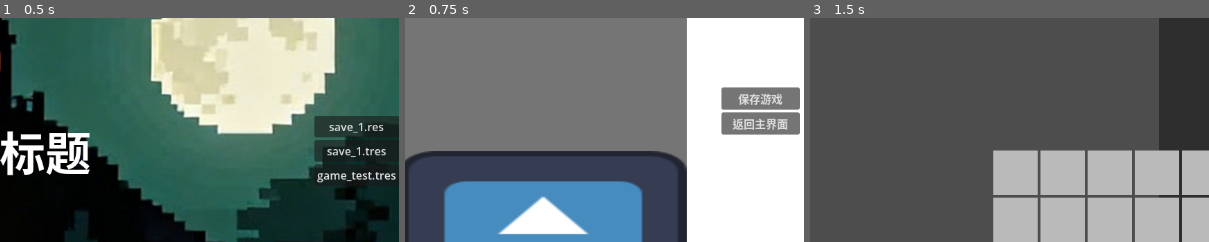
Above: before the commit, frames 1-3 (left to right).
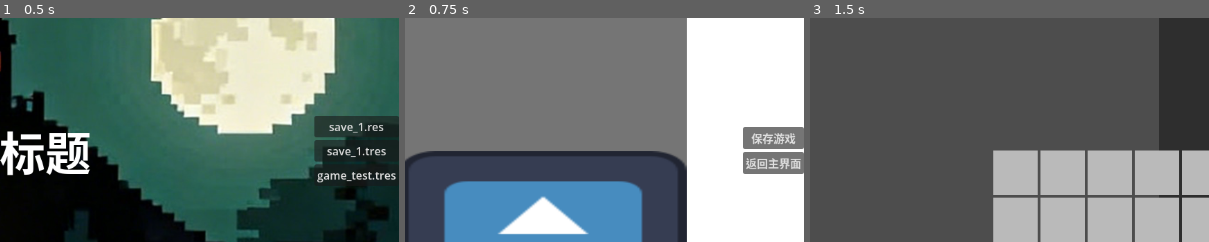
Above: after the commit, the same moments.

Repository: Brandon-Tanyiwu/godot_game_main_menue_shell
Game: Godot game, scene res://scenes/main_menu/main_menu.tscn
Same seed, same stepped clock (60 frames per second), same inputs: the game is played once before the commit and once after it. The engine's default icon, where the game draws it, is replaced by a stand-in: a white triangle on a blue panel in a dark square.
Inputs:
- Up to frame 1 (0.5 s): no input
- Up to frame 2 (0.75 s): click "新游戏" at 0.5 s
- Up to frame 3 (1.5 s): click "背包" at 1.25 s
The pictures show only the part of the screen within x 50-100%, y 20-70%; the shares and areas given below are measured in that part.

Frame 1 is identical in both runs. In frame 2, 6.2% of the frame differs, in the area x 79-100%, y 30-70%; in frame 3, nothing differs.
Error after the commit: Invalid type in function 'get_item_data' in base 'Node (GameDataManager.gd)'. Cannot convert argument 1 from String to int. (res://script/managers/ShopRefreshM…

Commit message:
itemTransform

Diff:
--- a/project.godot
+++ b/project.godot
@@ -24,6 +24,7 @@
 GameDataManager="*uid://cqmje3qpgpa2w"
 ShopRefreshManager="*uid://x8nlcyqwo63i"
 SignalManager="*uid://d2ilvgvcrloaw"
+ItemTransitionManager="*uid://b3at8ugb0vv0d"
 
 [editor]
 
--- a/scenes/hub/HubScene.tscn
+++ b/scenes/hub/HubScene.tscn
@@ -74,11 +74,17 @@
 text = "状态"
 
 [node name="BottomBar" type="VBoxContainer" parent="." unique_id=1753441066]
-layout_mode = 0
-offset_left = 1033.0
-offset_top = 233.0
-offset_right = 1146.0
-offset_bottom = 309.0
+layout_mode = 1
+anchors_preset = 6
+anchor_left = 1.0
+anchor_top = 0.5
+anchor_right = 1.0
+anchor_bottom = 0.5
+offset_left = -88.0
+offset_top = -33.0
+offset_bottom = 33.0
+grow_horizontal = 0
+grow_vertical = 2
 
 [node name="SaveButton" type="Button" parent="BottomBar" unique_id=1089750070]
 layout_mode = 2
--- a/script/bag/bag.gd
+++ b/script/bag/bag.gd
@@ -1,93 +1,51 @@
 extends PanelContainer
 @onready var inventory_system: InventorySystem = $InventorySystem/HBoxContainer/ScrollContainer/GridContainer
 
-var bag_data = SaveManager.current_save.bag
+# 🌟【新增】在内存中提前引用好这 24 个格子的节点，再也不去销毁它们
+var slot_nodes: Array[ItemSlot] = []
 var GRID_SIZE = 24
 
 func _ready() -> void:
+	# 🎯 初始化：只在游戏刚启动/背包第一次载入时，获取这 24 个格子的引用
+	for child in inventory_system.get_children():
+		if child is ItemSlot:
+			slot_nodes.append(child)
+
+	# 如果编辑器里没拉够格子，代码自动补齐到 24 个（只生成这一次）
+	while slot_nodes.size() < GRID_SIZE:
+		var new_slot = preload("res://scenes/comment/item_slot.tscn").instantiate()
+		inventory_system.add_child(new_slot)
+		slot_nodes.append(new_slot)
+
+	# 给这 24 个格子死死焊上固定的门牌号
+	for i in range(GRID_SIZE):
+		slot_nodes[i].slot_index = i
+
+	# 首次渲染
 	load_bag()
-	SignalManager.request_add_item.connect(inventory_system.insert_item)
 
 func load_bag() -> void:
-	# 1. 照常清空当前运行时的背包数据
+	var bag_data = SaveManager.current_save.bag
+
+	# 🎯 核心优化：高阶复用循环
 	for i in range(GRID_SIZE):
-		inventory_system.remove_item(i)
+		var current_slot_node = slot_nodes[i] # 拿到已经存在的第 i 个格子肉身
+		var slot_key = str(i)
 
+		# 看看存档数据里，这个门牌号有没有东西
+		if bag_data.has(slot_key) and bag_data[slot_key] != null:
+			var slot_data = bag_data[slot_key]
+			var bag_item_id = slot_data["item_id"]
 
-	for slot_key in bag_data:
+			if GameDataManager.items.has(bag_item_id):
+				var base_item = GameDataManager.items[bag_item_id]
+				var item_num = slot_data.get("item_num", 1)
 
-		var index = int(slot_key)
-		if index < 0 or index >= inventory_system.GRID_SIZE:
-			continue
-
-		var slot_data = bag_data[slot_key]
-
-		# 确保格子里有物品 ID
-		if slot_data == null or not slot_data.has("item_id"):
-			continue
-		var bag_item_id = slot_data["item_id"]
-		if GameDataManager.items.has(bag_item_id):
-			var base_item = GameDataManager.items[bag_item_id]
-
-			# 如果是独立装备，克隆一份，防止数据污染
-			var bag_item = base_item.duplicate() if base_item.get("unique_instance", false) else base_item
-
-			var item_num = slot_data.get("item_num", 1)
-			var item_extra = slot_data.get("extra", {})
-
-			inventory_system.insert_item(index, bag_item, item_num, item_extra)
-
-
-	## 🌟 聪明的自动添加物品函数（自动处理堆叠与溢出）
-func add_item_auto(item: ItemData, amount: int = 1, extra: Dictionary = {}) -> int:
-	var remaining_amount = amount
-	var max_limit = item.max_stack # 假设你在 ItemData 里配置了 max_stack
-
-	# === 阶段 1：先尝试寻找现有的、没装满的同类物品进行堆叠 ===
-	for i in range(GRID_SIZE):
-		var slot = bag_data[i]
-		if slot != null and slot["item"].item_id == item.item_id:
-			var current_amount = slot["amount"]
-
-			# 如果这个格子还没满，就把手里的物品往里塞
-			if current_amount < max_limit:
-				var available_space = max_limit - current_amount
-				var amount_to_add = min(remaining_amount, available_space)
-
-				bag_data[i]["amount"] += amount_to_add
-				remaining_amount -= amount_to_add
-
-				# 数据变了，通知 UI 刷新这个格子
-				inventory_system.insert_item(i,item, amount, extra)
-
-				# 如果全塞进去了，大功告成，直接返回 0（代表没有溢出残余）
-				if remaining_amount <= 0:
-					return 0
-
-	# === 阶段 2：如果还有剩下的（这就是你说的溢出物），开始找空格子 ===
-	for i in range(GRID_SIZE):
-		if bag_data[i] == null:
-			# 看看剩下的数量是不是一次性能放得下一个新格子
-			var amount_to_place = min(remaining_amount, max_limit)
-
-			# 放入新格子
-			bag_data[i] = {"item": item, "amount": amount_to_place, "extra": extra}
-			remaining_amount -= amount_to_place
-
-			# 数据变了，通知 UI 刷新这个格子
-			inventory_system.insert_item(i,item, amount, extra)
-
-			# 如果刚好塞完了，退出
-			if remaining_amount <= 0:
-				return 0
-
-	# === 阶段 3：如果走到这一步 remaining_amount 还大于 0，说明背包全满了！ ===
-	print("[背包警告] 背包已满！溢出了 %d 个 %s 无法放入！" % [remaining_amount, item.item_name])
-
-	# 返回剩余没装下的数量，可以让外面的系统决定是不是要把物品“刷在玩家脚下的地面上”
-	return remaining_amount
-
-
+				# 🌟 只刷新这个格子的内容，没有任何节点被销毁或新建！
+				current_slot_node.setup_slot(base_item, item_num)
+		else:
+			# 🌟 如果数据里这一格是空的，直接让格子“变秃”（清空图片和数字）
+			current_slot_node.clear_slot()
 
 
 func _on_close_button_pressed() -> void:
--- a/script/comment/inventory_system.gd
+++ b/script/comment/inventory_system.gd
@@ -4,7 +4,7 @@
 @export var slot_scene:PackedScene
 
 # 【新增】当格子被点击时，向外派发信号，方便 ShopUI 监听并触发购买
-signal item_clicked_ext(item_data: ItemData)
+signal item_clicked_ext(index:int,item_data: ItemData)
 
 var grid_size = 24
 enum GridType {DEFAULT,SHOP,EQUIPMENT,WAREHOUSE,BAG}
@@ -22,6 +22,7 @@
 		var slot:ItemSlot = slot_scene.instantiate()
 		add_child(slot)
 		slot_nodes.append(slot)
+		slot.slot_index = i
 		slot.slot_clicked.connect(_on_slot_clicked)
 
 func update_slot_ui(index:int):
@@ -50,6 +51,6 @@
 		inventory_data[index] = null
 		update_slot_ui(index)
 
-func _on_slot_clicked(item_data:ItemData):
+func _on_slot_clicked(index:int,item_data:ItemData):
 	# 【新增】将点击事件及数据向外转发
-	item_clicked_ext.emit(item_data)
+	item_clicked_ext.emit(index,item_data)
--- a/script/comment/item_slot.gd
+++ b/script/comment/item_slot.gd
@@ -3,7 +3,7 @@
 class_name ItemSlot
 
 # 点击槽位时向外发出的信号（用于购买、装备、移库等逻辑）
-signal slot_clicked(item_data: ItemData)
+signal slot_clicked(index:int,item_data: ItemData)
 
 # 保留你原有的场景节点映射
 
@@ -21,7 +21,8 @@
 var tooltip: Node = null
 var item_data: ItemData = null
 var current_amount: int = 0
-
+var slot_index:int = -1
+var item_id:int
 func _ready() -> void:
 	# ❗ 关键：确保拦截鼠标事件，否则 _gui_input 和 hover 信号在 Grid 里可能失效
 	mouse_filter = Control.MOUSE_FILTER_STOP
@@ -41,7 +42,7 @@
 
 	item_data = data
 	current_amount = amount
-
+	item_id = item_data.item_id
 	# 1. 基础通用信息渲染
 	icon.texture = data.icon
 	icon.show()
@@ -116,4 +117,4 @@
 	if event is InputEventMouseButton and event.pressed:
 		if event.button_index == MOUSE_BUTTON_LEFT:
 			if item_data != null:
-				slot_clicked.emit(item_data)
+				slot_clicked.emit(slot_index,item_data)
--- a/script/managers/GameDataManager.gd
+++ b/script/managers/GameDataManager.gd
@@ -12,7 +12,7 @@
 	print("load csv data")
 	items = _load_csv("res://config/item/item_data.csv")
 	icons = _load_csv("res://config/icon/icon_match.csv")
-
+	print(items)
 
 func _load_csv(path:String, delimiter:String=",")-> Dictionary:
 	var result:Dictionary = {}
@@ -46,7 +46,7 @@
 	file.close()
 	return result
 
-func get_item_data(item_id:String) -> ItemData:
+func get_item_data(item_id:int) -> ItemData:
 	var raw_info = items.get(item_id)
 	var icon_info = icons.get(item_id)
 	if not raw_info:return null
--- /dev/null
+++ b/script/managers/ItemTransitionManager.gd
@@ -0,0 +1,200 @@
+# InventoryManager.gd (Autoload 单例)
+extends Node
+
+# 📢 当任何数据发生改变时，发出此信号。UI 监听到这个信号后就会执行 load_bag() 或 load_warehouse()
+signal inventory_changed(target_type: String)
+
+# 定义容器的最大格子上限
+const BAG_SIZE = 24
+const WAREHOUSE_SIZE = 96
+
+func _ready() -> void:
+	SignalManager.request_add_item.connect(add_item)
+# ==========================================
+# 📥 核心操作 1：获取 / 自动放入物品 (Acquire)
+# ==========================================
+## 将指定物品放入目标容器 ("bag" 或 "warehouse")，返回未能装下的溢出数量
+func add_item(target_type: String, item_id: int, amount: int = 1, extra: Dictionary = {}) -> int:
+	var target_info = _get_target_info(target_type)
+	if target_info.is_empty(): return amount
+
+	var target_dict: Dictionary = target_info["dict"]
+	var grid_size: int = target_info["size"]
+
+	# 从配置大本营捞出基础数据获取堆叠上限
+	if not GameDataManager.items.has(item_id):
+		print("[物品警告] 找不到该物品的配置 ID:", item_id)
+		return amount
+	var max_limit = GameDataManager.items[item_id].get("max_stack", 99)
+
+	var remaining_amount = amount
+
+	# 阶段 1：同类物品尝试堆叠
+	for i in range(grid_size):
+		var slot_key = str(i)
+		if target_dict.has(slot_key) and target_dict[slot_key] != null:
+			var slot_data = target_dict[slot_key]
+			if slot_data.get("item_id") == item_id:
+				var current_num = slot_data.get("item_num", 0)
+				if current_num < max_limit:
+					var available_space = max_limit - current_num
+					var amount_to_add = min(remaining_amount, available_space)
+
+					target_dict[slot_key]["item_num"] = current_num + amount_to_add
+					remaining_amount -= amount_to_add
+
+					if remaining_amount <= 0:
+						_finalize_change(target_type)
+						return 0
+
+	# 阶段 2：寻找空位放入
+	for i in range(grid_size):
+		var slot_key = str(i)
+		if not target_dict.has(slot_key) or target_dict[slot_key] == null:
+			var amount_to_place = min(remaining_amount, max_limit)
+
+			target_dict[slot_key] = {
+				"item_id": item_id,
+				"item_num": amount_to_place,
+				"extra": extra.duplicate() # 规避引用污染
+			}
+			remaining_amount -= amount_to_place
+
+			if remaining_amount <= 0:
+				_finalize_change(target_type)
+				return 0
+
+	_finalize_change(target_type)
+	return remaining_amount
+
+
+# ==========================================
+# 📤 核心操作 2：扣除 / 丢弃物品 (Discard)
+# ==========================================
+## 扣除指定格子的物品。若 amount 为 -1 则代表不管有多少直接清空该格子
+func remove_item(target_type: String, index: int, amount: int = -1) -> bool:
+	var target_info = _get_target_info(target_type)
+	if target_info.is_empty(): return false
+
+	var target_dict: Dictionary = target_info["dict"]
+	var slot_key = str(index)
+
+	if not target_dict.has(slot_key) or target_dict[slot_key] == null:
+		return false
+
+	var slot_data = target_dict[slot_key]
+	var current_num = slot_data.get("item_num", 0)
+
+	if amount == -1 or current_num <= amount:
+		# 直接斩草除根清空
+		target_dict[slot_key] = null
+	else:
+		# 扣减数量
+		target_dict[slot_key]["item_num"] = current_num - amount
+
+	_finalize_change(target_type)
+	return true
+
+
+# ==========================================
+# 🔄 核心操作 3：跨容器转移 (Transfer)
+# ==========================================
+## 将物品从源容器的某个位置，转移到目标容器中（例如 "bag" -> "warehouse"）
+## amount 为 -1 时转移该格子的全部数量
+func transfer_item(from_type: String, to_type: String, from_index: int, amount: int = -1) -> bool:
+	var from_info = _get_target_info(from_type)
+	if from_info.is_empty(): return false
+
+	var from_dict: Dictionary = from_info["dict"]
+	var from_key = str(from_index)
+
+	if not from_dict.has(from_key) or from_dict[from_key] == null:
+		return false
+
+	var slot_data = from_dict[from_key]
+	var item_id = slot_data["item_id"]
+	var available_num = slot_data["item_num"]
+	var extra = slot_data.get("extra", {})
+
+	# 计算实际要转移的数量
+	var total_to_move = available_num if amount == -1 else min(amount, available_num)
+
+	# 试探性往目标容器里塞入
+	var overflow = add_item(to_type, item_id, total_to_move, extra)
+	var successfully_moved = total_to_move - overflow
+
+	if successfully_moved > 0:
+		# 目标进去了多少，源头就得扣掉多少（精准处理因目标容器突然爆满导致的截流）
+		remove_item(from_type, from_index, successfully_moved)
+		return true
+
+	return false
+
+
+# ==========================================
+# 🔀 核心操作 4：通用的移动、交换与合并 (跨容器/同容器通用)
+# ==========================================
+## 支持从任意容器的任意格子，拖拽到另一个容器的任意格子
+func move_or_swap_slots(from_type: String, from_index: int, to_type: String, to_index: int) -> void:
+	# 如果自己拖给自己，直接无视
+	if from_type == to_type and from_index == to_index: return
+
+	var from_dict = _get_target_info(from_type)["dict"]
+	var to_dict = _get_target_info(to_type)["dict"]
+
+	var from_key = str(from_index)
+	var to_key = str(to_index)
+
+	# 如果源格子根本没东西，抓了个寂寞，直接返回
+	var from_data = from_dict.get(from_key)
+	if from_data == null: return
+
+	var to_data = to_dict.get(to_key)
+
+	# 情况 1：目标格子有相同物品 ➡️ 尝试合并堆叠
+	if to_data != null and to_data["item_id"] == from_data["item_id"]:
+		var max_limit = GameDataManager.items[from_data["item_id"]].get("max_stack", 99)
+		var to_num = to_data["item_num"]
+		var from_num = from_data["item_num"]
+
+		if to_num < max_limit:
+			var space = max_limit - to_num
+			var to_add = min(from_num, space)
+
+			to_dict[to_key]["item_num"] += to_add
+
+			# 如果源格子扣完了就清空，没扣完就留着残余
+			if from_num - to_add <= 0:
+				from_dict[from_key] = null
+			else:
+				from_dict[from_key]["item_num"] = from_num - to_add
+
+			# 数据变了，发出通知刷新 UI
+			_finalize_change(from_type)
+			if from_type != to_type: _finalize_change(to_type)
+			return
+
+	# 情况 2：目标格子是空的，或者装了不同的物品 ➡️ 直接数据肉身对调 (交换位置)
+	from_dict[from_key] = to_data
+	to_dict[to_key] = from_data
+
+	# 数据变了，发出通知刷新 UI
+	_finalize_change(from_type)
+	if from_type != to_type: _finalize_change(to_type)
+
+# ==========================================
+# 🔒 内部辅助私有函数
+# ==========================================
+# 快速定位要操作的数据源
+func _get_target_info(type: String) -> Dictionary:
+	match type:
+		"bag":
+			return {"dict": SaveManager.current_save.bag, "size": BAG_SIZE}
+		"warehouse":
+			return {"dict": SaveManager.current_save.warehouse, "size": WAREHOUSE_SIZE}
+	print("[背包架构错误] 未知的容器类型: ", type)
+	return {}
+
+# 统一善后：引发 UI 变更通知，或者在这里执行自动存档
+func _finalize_change(type: String):
+	inventory_changed.emit(type)
--- a/script/managers/SignalManager.gd
+++ b/script/managers/SignalManager.gd
@@ -1,5 +1,5 @@
 extends Node
 #通知背包增加物品
-signal request_add_item(item:ItemData,amount:int,extra:Dictionary)
+signal request_add_item(target:String,item_id,amount:int,extra:Dictionary)
 #通知物品丢弃
 signal item_overflowed(item:ItemData,amount:int,extra:Dictionary)
--- a/script/resources/item_data.gd
+++ b/script/resources/item_data.gd
@@ -10,6 +10,7 @@
 @export var item_id:int
 @export var base_price:int = 100
 @export var price:int = 0
+@export var extra:Dictionary = {}
 @export var max_stack:int = 99
 @export var item_type:String
 @export var x:int
--- a/script/shop/shop_ui.gd
+++ b/script/shop/shop_ui.gd
@@ -43,14 +43,18 @@
 	# 💡 注意：由于当前的 inventory_system 节点变成了“商店货架”，
 	# 玩家真正的金币数据和背包数据通常存放在全局单例中（例如全局的 InventoryManager 或 PlayerData）
 	# 这里请根据你项目里实际存放玩家金币的单例进行修改：
-	# gold_label.text = "金币: " + str(PlayerData.gold)
-	gold_label.text = "金币: --"
+	gold_label.text = "金币: " + str(SaveManager.current_save.gold)
+
 
 ## 处理商品点击（购买逻辑）
-func _on_shop_item_clicked(item_data: ItemData) -> void:
+func _on_shop_item_clicked(index:int,item_data: ItemData) -> void:
 	if item_data == null:
 		return
-
+	if item_data.base_price<=SaveManager.current_save.gold:
+		inventory_system.remove_item(index)
+		SignalManager.request_add_item.emit("bag",item_data.item_id,1,item_data.extra)
+		SaveManager.current_save.gold -=item_data.base_price
+		update_gold_display()
 	# 【执行购买】
 	# 1. 检查玩家全局单例中的金币是否足够 (如 if PlayerData.gold < final_price)
 	# 2. 检查玩家【真正的背包组件】是否已满
Not shown, added: script/managers/ItemTransitionManager.gd.uid
